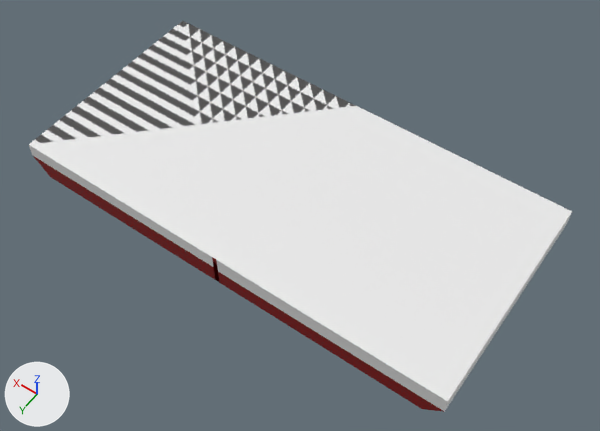
One commit to the glTF model assets/models/book_open.glb: the scene before it, then after it.
Rendered twice from a 50 mm camera at (-0.264, 0.358, 0.534) aimed at (-0.014, 0.008, -0.017). Every picture has the same lights, and +X, +Y and +Z are marked at lower left. The older version comes first. Where no turn or scale is listed for an object, it has been applied to the vertices. Vertices at exactly the same position are counted once.
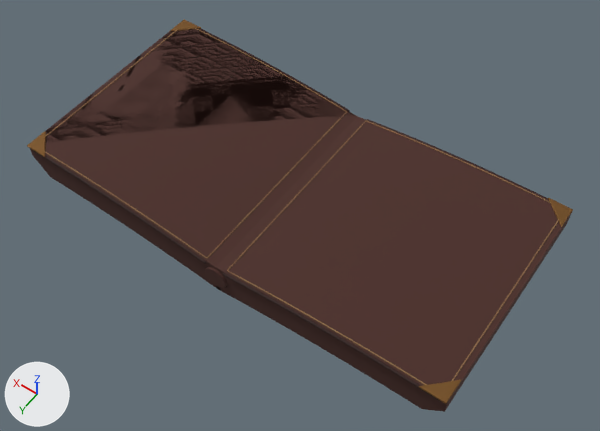
Edits to the bpy script that builds the scene:
```text
Change me_cube_003:
    remove me_cube_003.from_pydata(...)  # 40 vertices, 73 faces; spans x -0.202..0.202, y -0.1..0.1, z -0.016..0.016
    remove me_cube_003.materials.append(mat_material_005)  # red #880000
    remove me_cube_003.materials.append(mat_material_006)  # white #ececec
    add me_cube_003.from_pydata(...)  # 2453 vertices, 5011 faces; spans x -0.202..0.202, y -0.1..0.1, z -0.028..0.016
    me_cube_003 part 1: 10 vertices removed from x -0.002..0.002, y -0.1..0.1, z 0.01..0.016; 2423 vertices added at x -0.202..0.202, y -0.1..0.1, z -0.028..0.016
    add me_cube_003.materials.append(mat_leather_oxblood)  # dark red #48271f
Add ob_journaldetail_roundedspine:
    ob_journaldetail_roundedspine = bpy.data.objects.new('JournalDetail_RoundedSpine', me_journaldetail_roundedspinemesh)  # 192 vertices, 380 faces; spans x -0.01..0.01, y -0.102..0.102, z -0.011..0.011; in mat_leather_oxblood (dark red #48271f)
    ob_journaldetail_roundedspine.location = (0.0, 0.0, -0.009)
Add ob_journaldetail_rightcornertop:
    ob_journaldetail_rightcornertop = bpy.data.objects.new('JournalDetail_RightCornerTop', me_journaldetail_rightcornertopmesh)  # 72 vertices, 140 faces; spans x 0.1804..0.202, y 0.0804..0.102, z 0.0145..0.0167; in mat_brass_antique (brown #815b2f)
    ob_journaldetail_rightcornertop.location = (0.0, 0.0, 0.0)
Add ob_journaldetail_rightcornerbottom:
    ob_journaldetail_rightcornerbottom = bpy.data.objects.new('JournalDetail_RightCornerBottom', me_journaldetail_rightcornerbottommesh)  # 72 vertices, 140 faces; spans x 0.1804..0.202, y -0.102..-0.0804, z 0.0145..0.0167; in mat_brass_antique (brown #815b2f)
    ob_journaldetail_rightcornerbottom.location = (0.0, 0.0, 0.0)
Add ob_journaldetail_rightstitching:
    ob_journaldetail_rightstitching = bpy.data.objects.new('JournalDetail_RightStitching', me_journaldetail_rightstitchingcurve)  # 324 vertices, 648 faces; spans x 0.01..0.197, y -0.098..0.098, z 0.005..0.017; in mat_thread_faded_tan (brown #97764d)
    ob_journaldetail_rightstitching.location = (0.0, 0.0, 0.0)
Add ob_journaldetail_rightrailtop:
    ob_journaldetail_rightrailtop = bpy.data.objects.new('JournalDetail_RightRailTop', me_journaldetail_rightrailtopmesh)  # 188 vertices, 372 faces; spans x 0.009..0.198, y 0.096..0.102, z 0.002..0.015; in mat_leather_embossed_trim (dark red #2c120d)
    ob_journaldetail_rightrailtop.location = (0.0, 0.0, 0.0)
Add ob_journaldetail_rightrailbottom:
    ob_journaldetail_rightrailbottom = bpy.data.objects.new('JournalDetail_RightRailBottom', me_journaldetail_rightrailbottommesh)  # 188 vertices, 372 faces; spans x 0.009..0.198, y -0.102..-0.096, z 0.002..0.015; in mat_leather_embossed_trim (dark red #2c120d)
    ob_journaldetail_rightrailbottom.location = (0.0, 0.0, 0.0)
Add ob_journaldetail_leftcornertop:
    ob_journaldetail_leftcornertop = bpy.data.objects.new('JournalDetail_LeftCornerTop', me_journaldetail_leftcornertopmesh)  # 72 vertices, 140 faces; spans x -0.202..-0.1804, y 0.0804..0.102, z 0.0145..0.0167; in mat_brass_antique (brown #815b2f)
    ob_journaldetail_leftcornertop.location = (0.0, 0.0, 0.0)
Add ob_journaldetail_leftcornerbottom:
    ob_journaldetail_leftcornerbottom = bpy.data.objects.new('JournalDetail_LeftCornerBottom', me_journaldetail_leftcornerbottommesh)  # 72 vertices, 140 faces; spans x -0.202..-0.1804, y -0.102..-0.0804, z 0.0145..0.0167; in mat_brass_antique (brown #815b2f)
    ob_journaldetail_leftcornerbottom.location = (0.0, 0.0, 0.0)
Add ob_journaldetail_leftstitching:
    ob_journaldetail_leftstitching = bpy.data.objects.new('JournalDetail_LeftStitching', me_journaldetail_leftstitchingcurve)  # 324 vertices, 648 faces; spans x -0.197..-0.01, y -0.098..0.098, z 0.005..0.017; in mat_thread_faded_tan (brown #97764d)
    ob_journaldetail_leftstitching.location = (0.0, 0.0, 0.0)
Add ob_journaldetail_leftrailtop:
    ob_journaldetail_leftrailtop = bpy.data.objects.new('JournalDetail_LeftRailTop', me_journaldetail_leftrailtopmesh)  # 188 vertices, 372 faces; spans x -0.198..-0.009, y 0.096..0.102, z 0.002..0.015; in mat_leather_embossed_trim (dark red #2c120d)
    ob_journaldetail_leftrailtop.location = (0.0, 0.0, 0.0)
Add ob_journaldetail_leftrailbottom:
    ob_journaldetail_leftrailbottom = bpy.data.objects.new('JournalDetail_LeftRailBottom', me_journaldetail_leftrailbottommesh)  # 188 vertices, 372 faces; spans x -0.198..-0.009, y -0.102..-0.096, z 0.002..0.015; in mat_leather_embossed_trim (dark red #2c120d)
    ob_journaldetail_leftrailbottom.location = (0.0, 0.0, 0.0)
```

Boxes (x1, y1, x2, y2) around the edits, measured in the pictures (600 x 431 px):
'Cube.001', reshaped, recoloured (white to dark red)
    before: (29, 21, 572, 412)
    after: (30, 29, 572, 412)
'JournalDetail_LeftStitching', added
    after: (227, 121, 559, 385)
'JournalDetail_LeftRailTop', added
    after: (223, 273, 441, 402)
'JournalDetail_RightStitching', added
    after: (44, 28, 347, 258)
'JournalDetail_RightRailTop', added
    after: (31, 149, 206, 264)
'JournalDetail_LeftCornerTop', added (brown)
    after: (419, 380, 462, 404)
'JournalDetail_LeftCornerBottom', added
    after: (548, 198, 573, 227)
'JournalDetail_RoundedSpine', added
    after: (205, 267, 227, 288)
'JournalDetail_RightCornerTop', added
    after: (27, 131, 46, 157)
'JournalDetail_LeftRailBottom', added
    after: (367, 119, 548, 199)
'JournalDetail_RightRailBottom', added
    after: (201, 29, 350, 112)
'JournalDetail_RightCornerBottom', added
    after: (170, 19, 201, 32)
